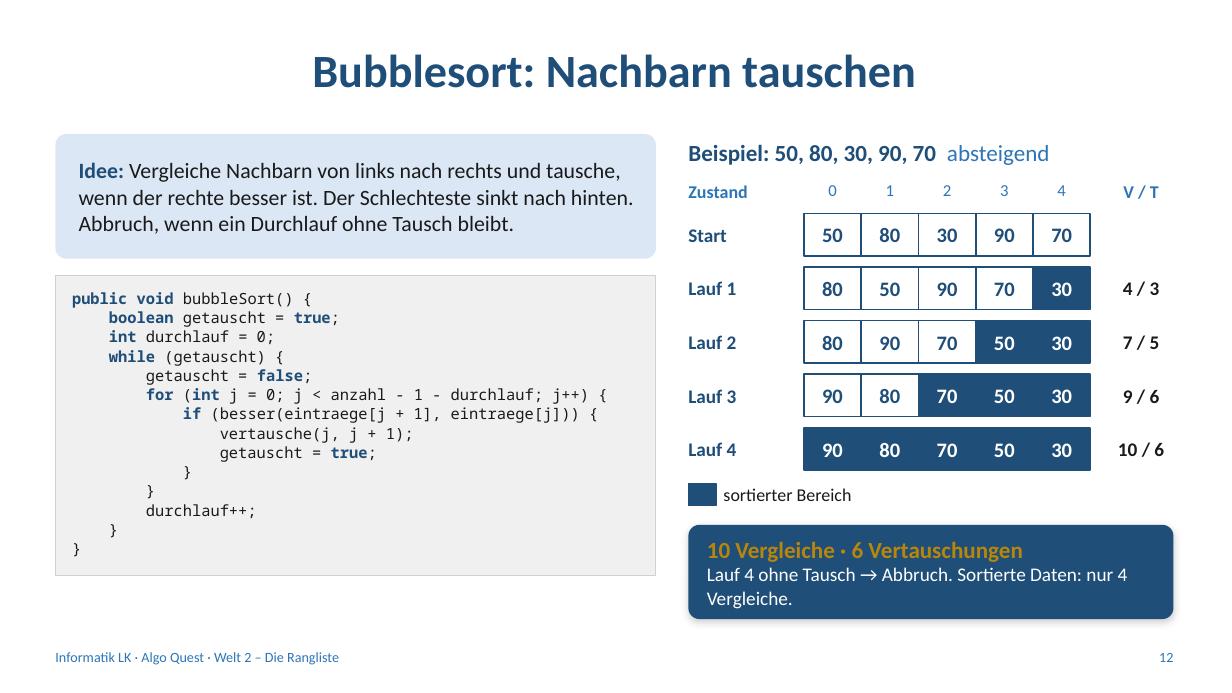
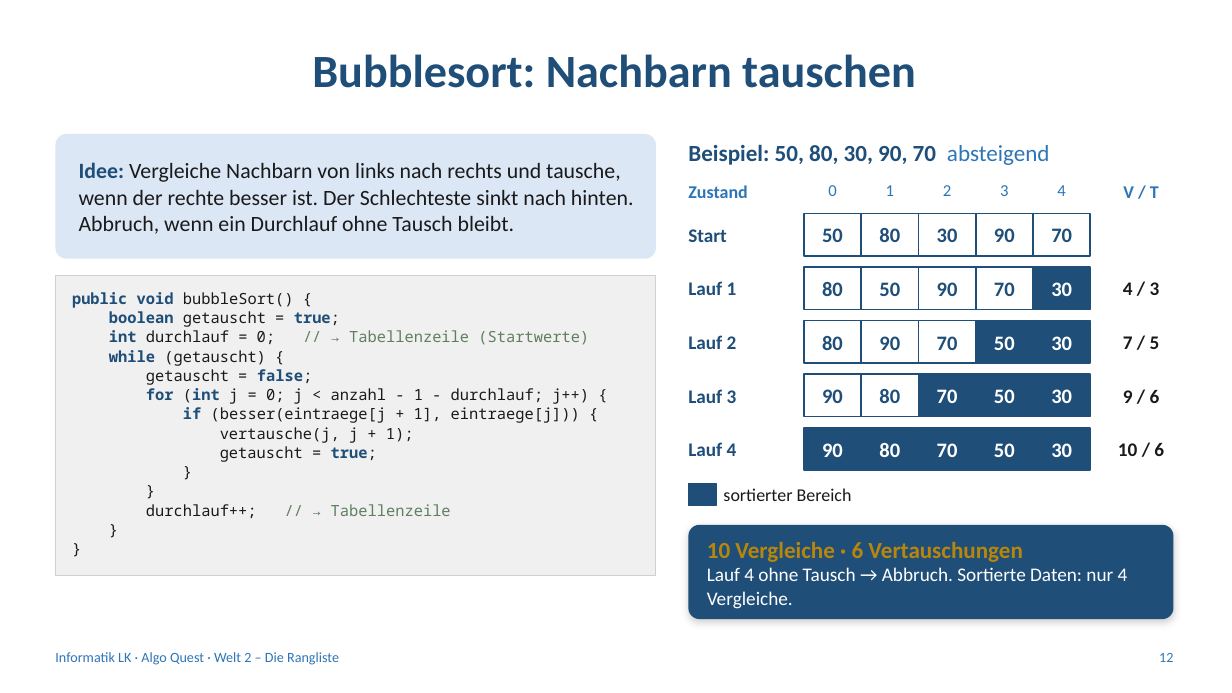
Before and after one commit to frankjuchim/AlgoQuest, a slide deck: slide 12 of materialien/Welt2_Rangliste/1_Praesentation/AQ_W2_Rangliste.pptx. Drawn at 1232x693 pixels with LibreOffice and Linux fonts; fonts in the diff are those of the drawing. Boxes give left, top, right and bottom in pixels: in the first picture for what was removed or moved away, otherwise in the second. Text is boxed around its words. In the diff, an @@ line names an element or a change of style, - is before the commit and + after.

```diff
--- a/materialien/Welt2_Rangliste/1_Praesentation/AQ_W2_Rangliste.pptx
+++ b/materialien/Welt2_Rangliste/1_Praesentation/AQ_W2_Rangliste.pptx
@@ text in rectangle at <box>109,330,589,345</box>: text changed; text colour #1A1A1A to #5F7F5F @@
-int durchlauf = 0;
+int durchlauf = 0; // → Tabellenzeile (Startwerte)
@@ text in rectangle at <box>146,504,451,518</box>: text changed; text colour #1A1A1A to #5F7F5F @@
-durchlauf++;
+durchlauf++; // → Tabellenzeile
```
Also in this commit, not shown: 5 other slides changed, 8 other files.
